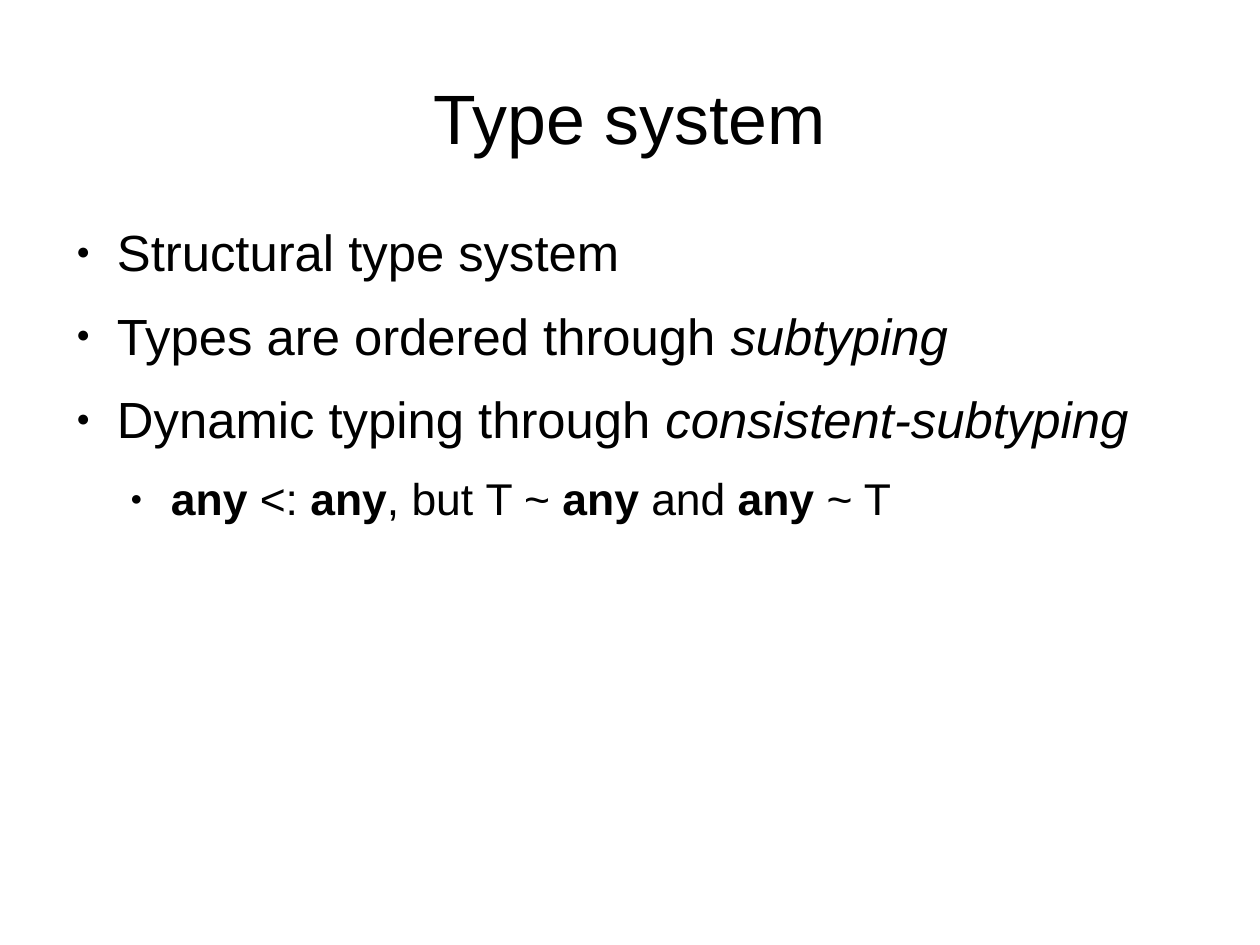
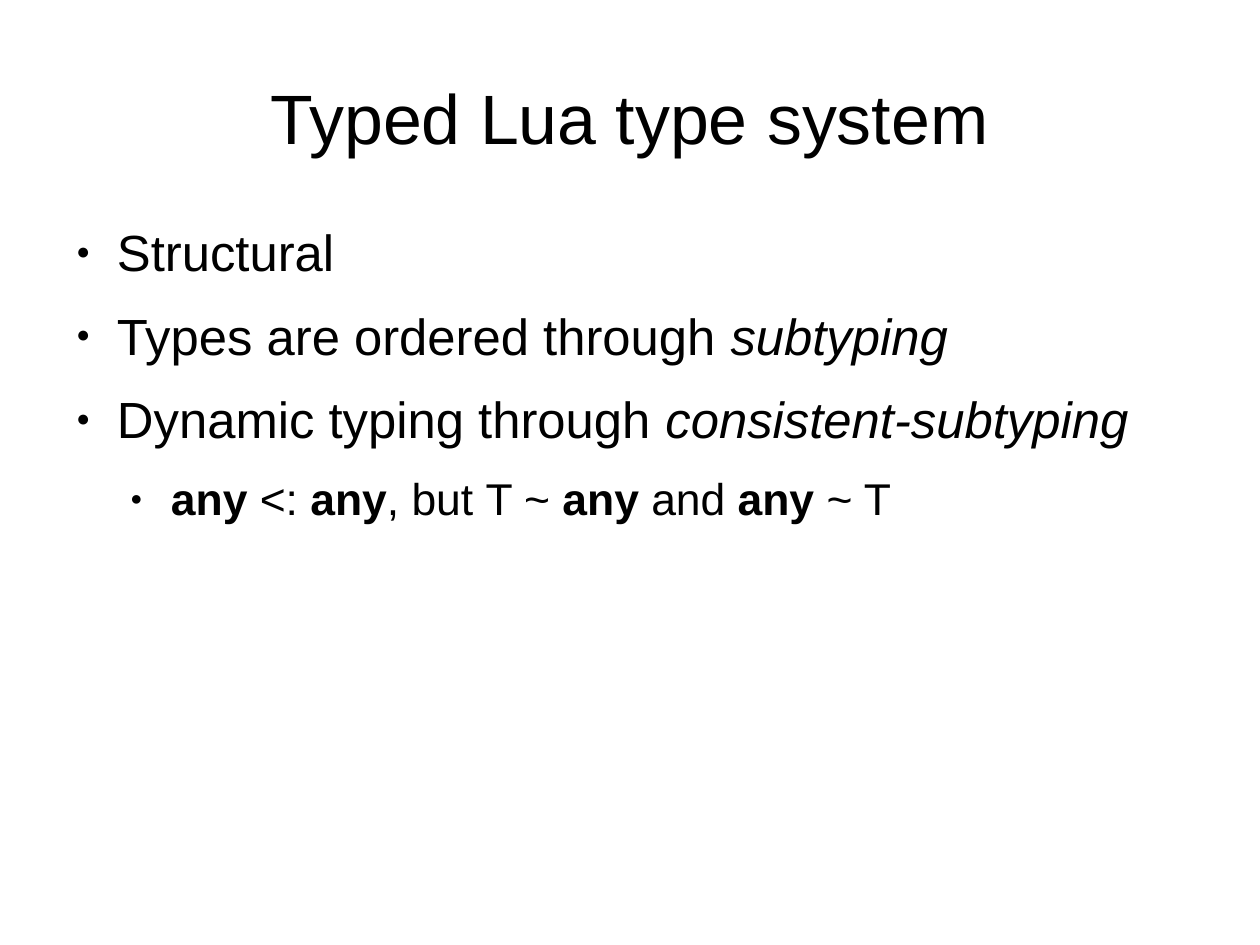
Before and after one commit to andremm/typedlua, a slide deck: slide 8 of doc/slides/dyla2014.odp. Drawn at 1260x945 pixels with LibreOffice and Linux fonts; fonts in the diff are those of the drawing. Boxes give left, top, right and bottom in pixels: in the first picture for what was removed or moved away, otherwise in the second. Text is boxed around its words. In the diff, an @@ line names an element or a change of style, - is before the commit and + after.

```diff
--- a/doc/slides/dyla2014.odp
+++ b/doc/slides/dyla2014.odp
@@ title at box(270, 93, 988, 157): text changed @@
-Type system
+Typed Lua type system
@@ text at box(117, 234, 334, 272): text changed @@
-● Structural type system
+● Structural
```
Also in this commit, not shown: 14 other slides changed.
